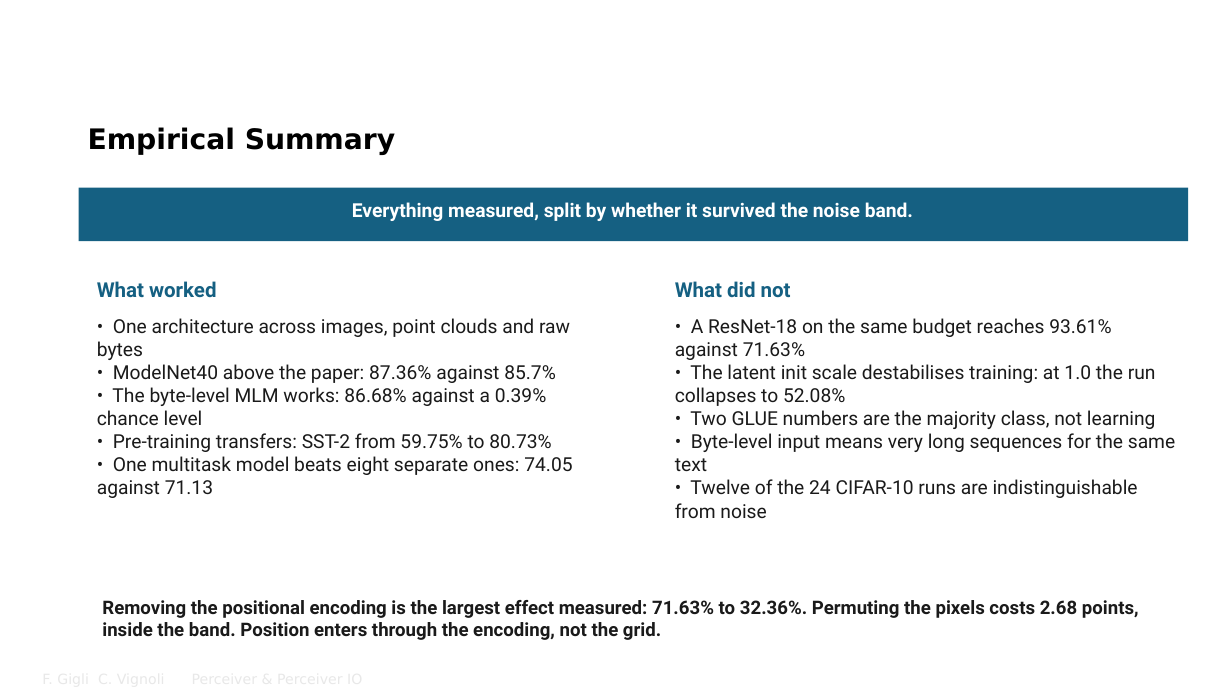
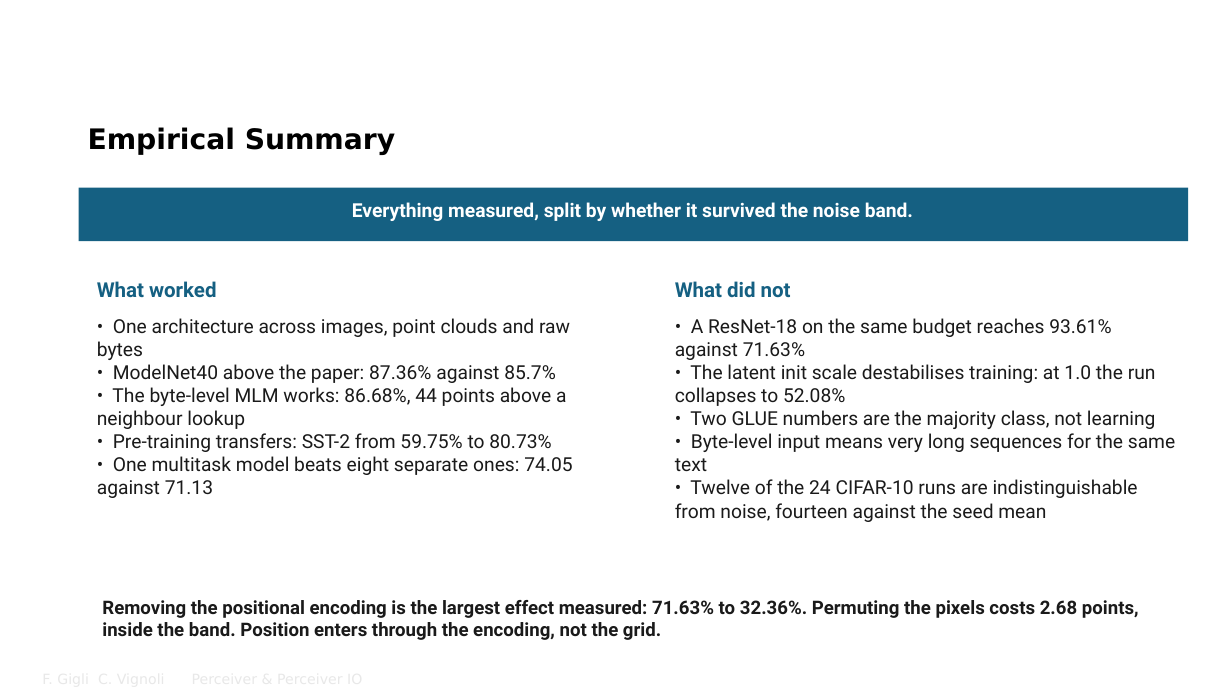
Before and after one commit to FrancescoGigli/Perceiver_project, a slide deck: slide 39 of sito/slide/Perceiver & Perceiver IO.pptx. Drawn at 1232x693 pixels with LibreOffice and Linux fonts; fonts in the diff are those of the drawing; background and template pictures are left out. Boxes give left, top, right and bottom in pixels: in the first picture for what was removed or moved away, otherwise in the second. Text is boxed around its words. In the diff, an @@ line names an element or a change of style, - is before the commit and + after.

```diff
--- a/sito/slide/Perceiver & Perceiver IO.pptx
+++ b/sito/slide/Perceiver & Perceiver IO.pptx
@@ text at [97, 387, 566, 429]: text changed @@
-• The byte-level MLM works: 86.68% against a 0.39% chance level
+• The byte-level MLM works: 86.68%, 44 points above a neighbour lookup
@@ text at [675, 479, 1138, 522]: text changed @@
-• Twelve of the 24 CIFAR-10 runs are indistinguishable from noise
+• Twelve of the 24 CIFAR-10 runs are indistinguishable from noise, fourteen against the seed mean
```
Also in this commit, not shown: 9 other slides changed, 28 other files.
